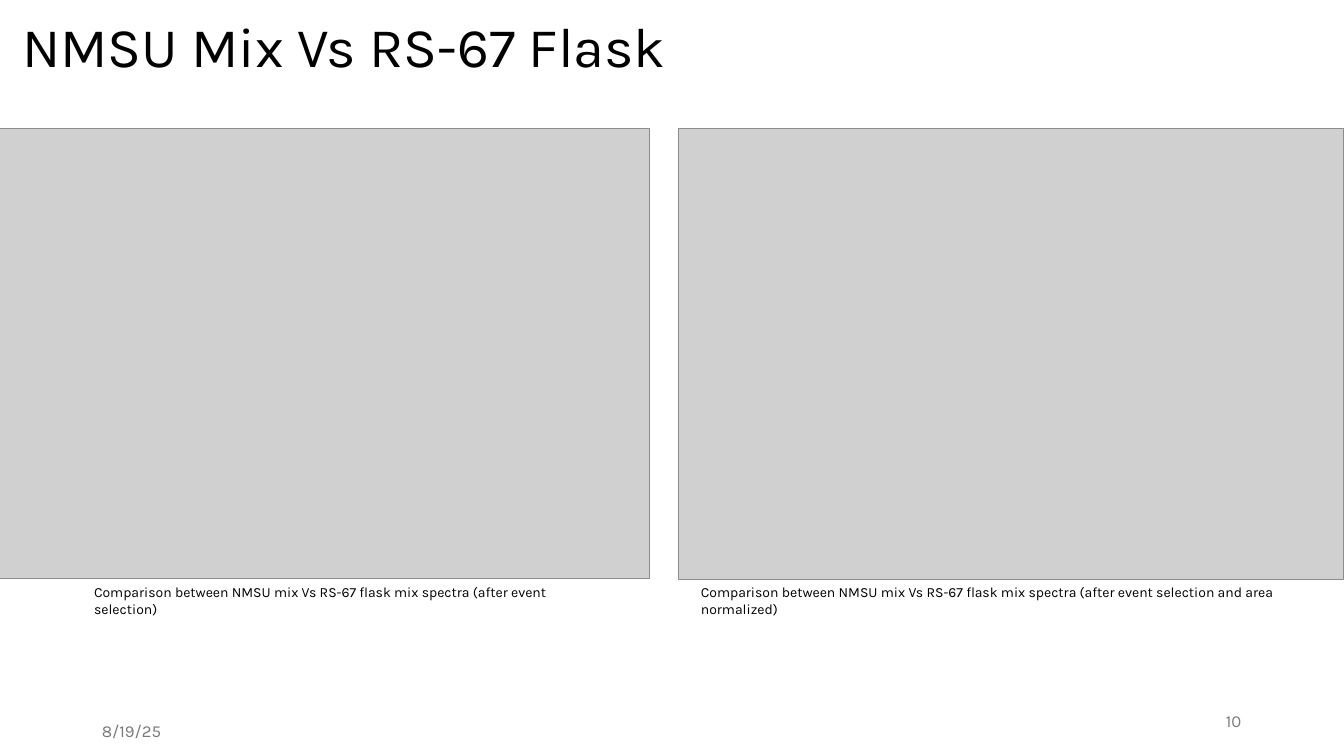
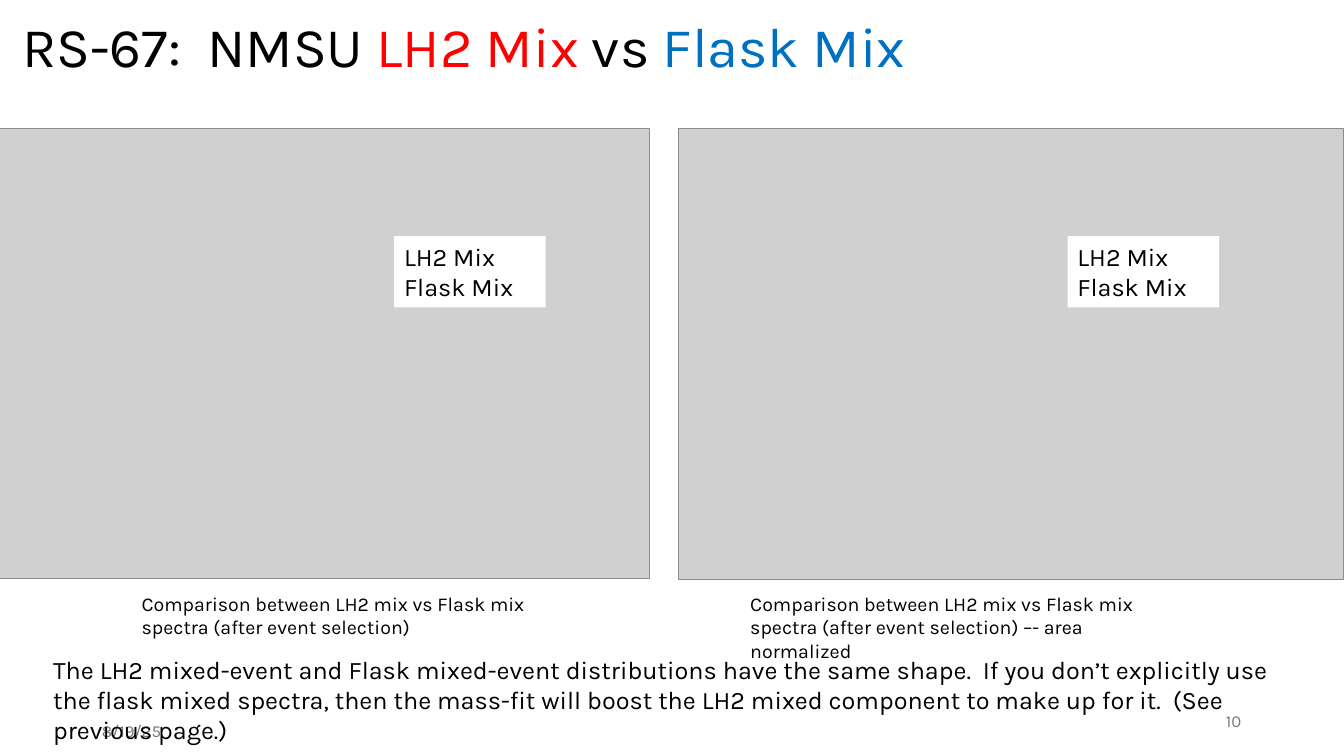
Before and after one commit to NMSU-Physics/e906_talk_An_alternative_proposal_for_determining_DY_yields_2025-08-19, a slide deck: slide 10 of alternativeDYyield.pptx. Drawn at 1344x756 pixels with LibreOffice and Linux fonts; fonts in the diff are those of the drawing; grey boxes stand for pictures. Boxes give left, top, right and bottom in pixels: in the first picture for what was removed or moved away, otherwise in the second. Text is boxed around its words. In the diff, an @@ line names an element or a change of style, - is before the commit and + after.

```diff
--- a/alternativeDYyield.pptx
+++ b/alternativeDYyield.pptx
@@ text at (22, 28, 906, 68): text changed @@
-NMSU Mix Vs RS-67 Flask
+RS-67: NMSU LH2 Mix vs Flask Mix
@@ rectangle added at (394, 236, 545, 308), fill #FFFFFF, 18 pt, text #000000 @@
+LH2 Mix
+Flask Mix
@@ rectangle added at (1068, 236, 1219, 308), fill #FFFFFF, 18 pt, text #000000 @@
+LH2 Mix
+Flask Mix
@@ text at (142, 597, 524, 639): text changed; size 10 to 14 pt @@
-Comparison between NMSU mix Vs RS-67 flask mix spectra (after event selection)
+Comparison between LH2 mix vs Flask mix spectra (after event selection)
@@ text at (750, 597, 1133, 639): text changed; size 10 to 14 pt @@
-Comparison between NMSU mix Vs RS-67 flask mix spectra (after event selection and area normalized)
+Comparison between LH2 mix vs Flask mix spectra (after event selection) –- area normalized
@@ text added at (53, 656, 1267, 715), 18 pt, text #000000 @@
+The LH2 mixed-event and Flask mixed-event distributions have the same shape. If you don’t explicitly use the flask mixed spectra, then the mass-fit will boost the LH2 mixed component to make up for it. (See previous page.)
```
Also in this commit, not shown: 10 other slides changed, 1 slide added.
